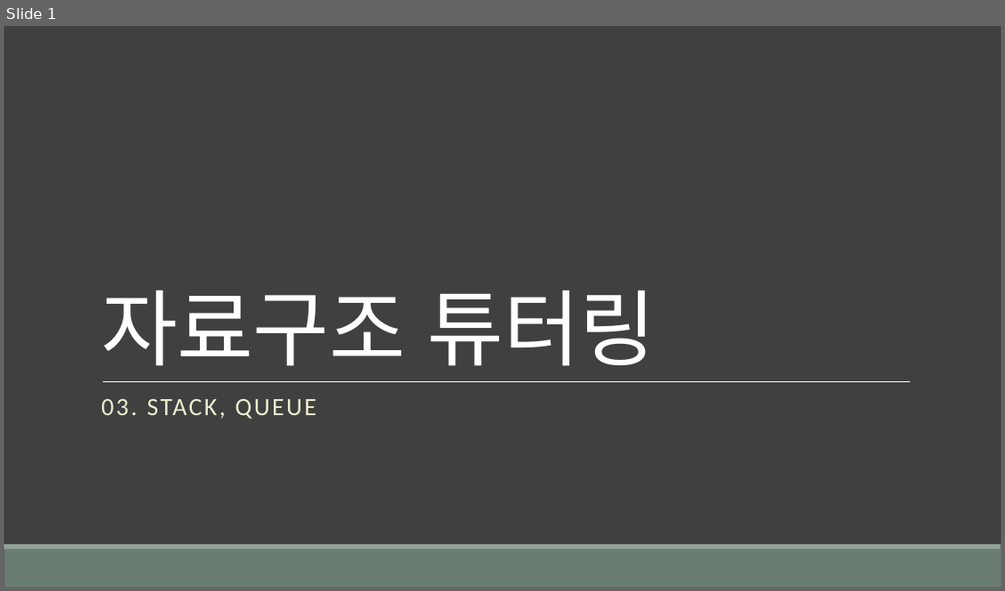
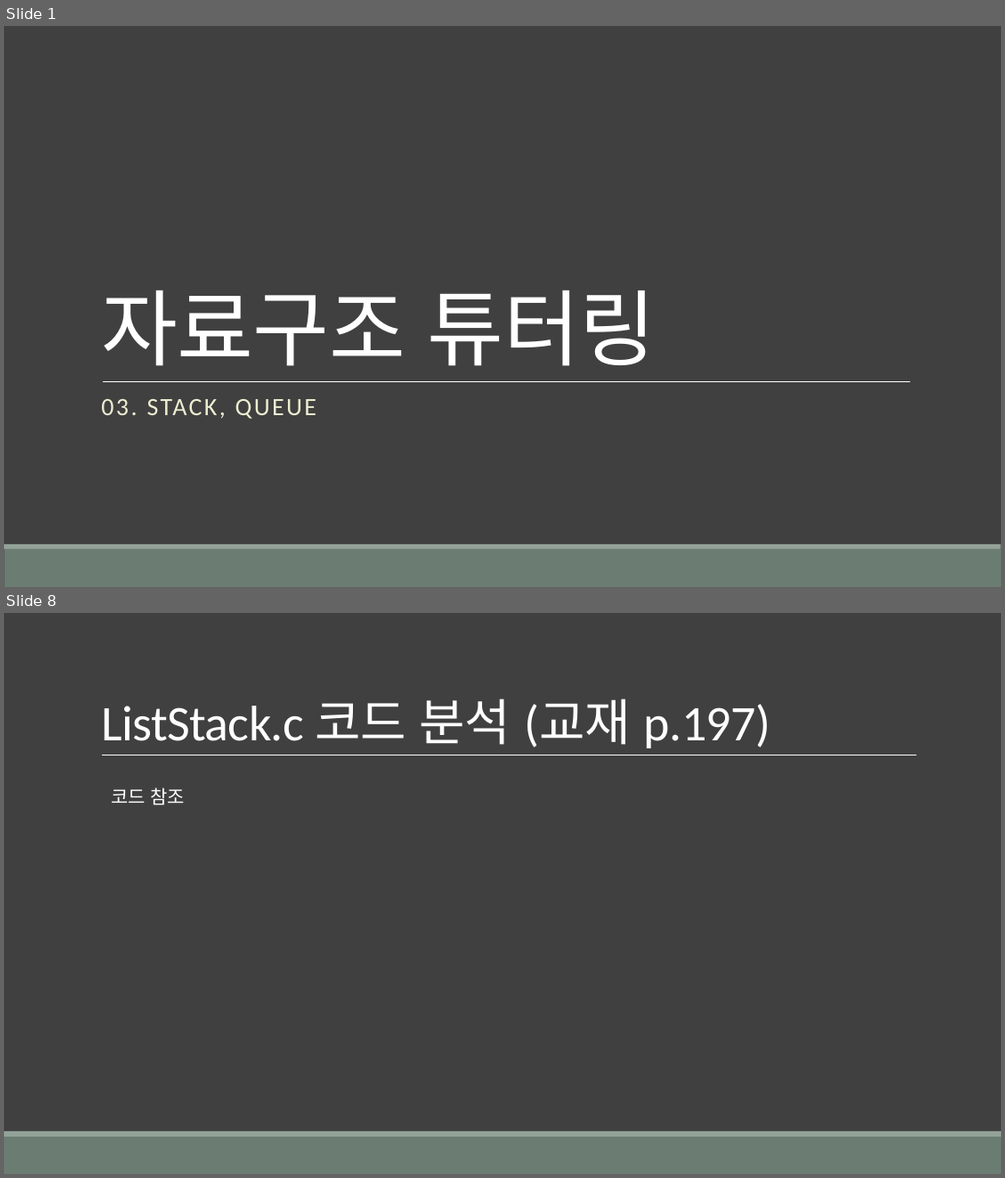
Before and after one commit to logg9715/DataStructure_Lecture-2023-2, a slide deck: ppt/자료구조 튜터링 03.pptx. Shown one above the other, each under a label of ours: slide 1 before the commit, slides 1 and 8 after it; the slides between them are not shown. The pictures are 1005x591 and 1005x1178 pixels, drawn with LibreOffice and Linux fonts; fonts in the diff are those of the drawing. Boxes give left, top, right and bottom in pixels: in the first picture for what was removed or moved away, otherwise in the second. Text is boxed around its words. In the diff, an @@ line names an element or a change of style, - is before the commit and + after.

```diff
--- a/ppt/자료구조 튜터링 03.pptx
+++ b/ppt/자료구조 튜터링 03.pptx
@@ slide 8 added at bbox=[4, 613, 1001, 1174], background #404040; not listed: 2 template elements that a slide beside it also shows @@
@@ title added at bbox=[101, 698, 771, 748], 48 pt, text #FFFFFF @@
+ListStack.c 코드 분석 (교재 p.197)
@@ line added from (102, 755) to (917, 755), #FFFFFF 0.5 pt @@
@@ text added at bbox=[111, 787, 186, 805], 18 pt, text #FFFFFF @@
+코드 참조
```
Also in this commit, not shown: 1 slide changed, 6 other slides added, 1 slide removed, 2 other files.
